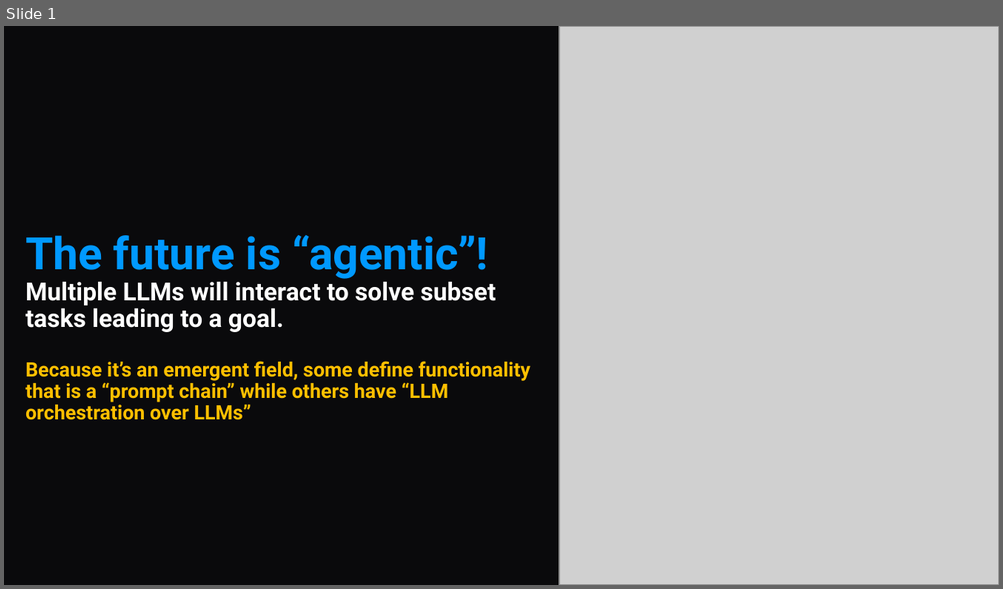
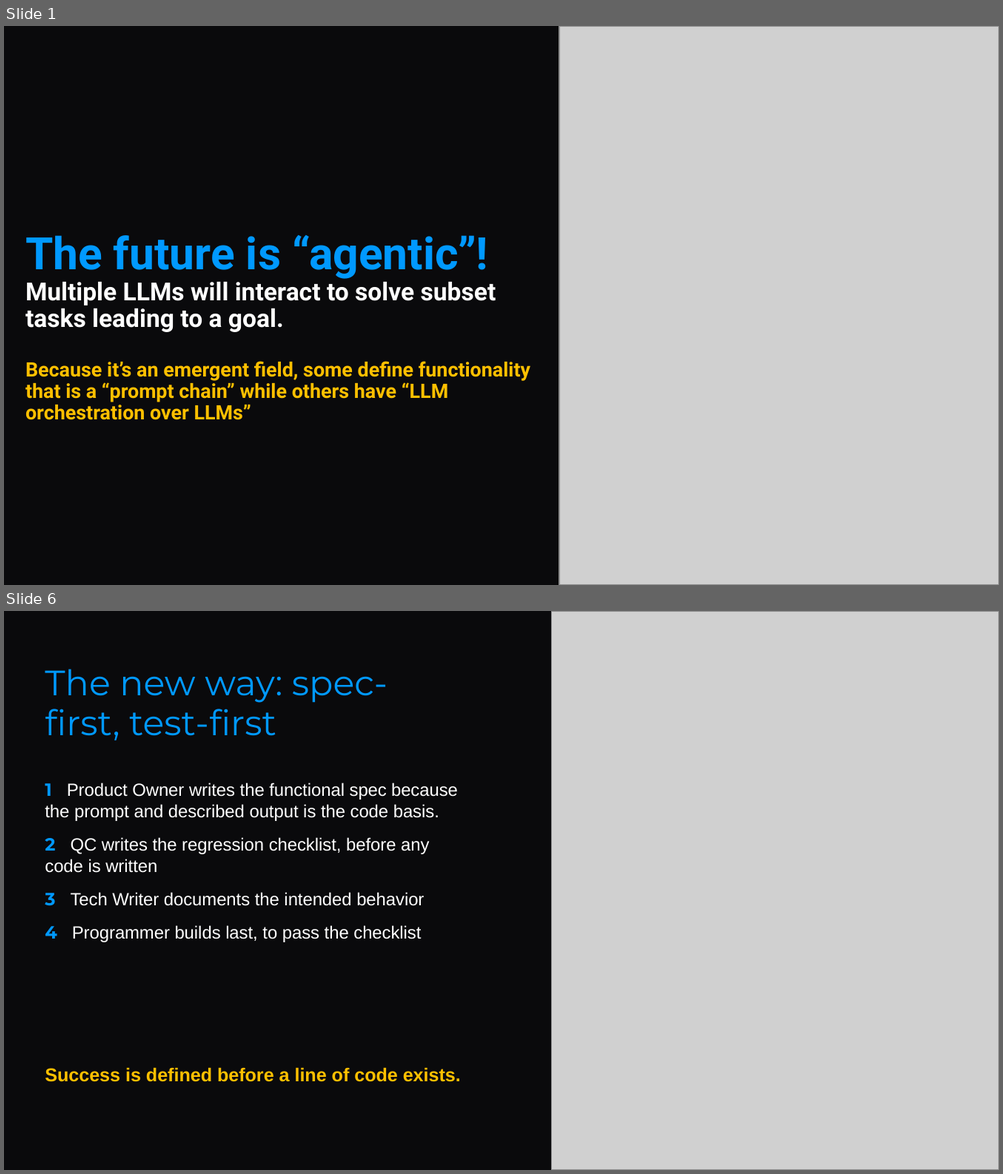
Before and after one commit to kwartler/GSERM_2025, a slide deck: lessons/Day5/B_Agents_LLMs_compressed.pptx. Shown one above the other, each under a label of ours: slide 1 before the commit, slides 1 and 6 after it; the slides between them are not shown. The pictures are 1003x589 and 1003x1174 pixels, drawn with LibreOffice and Linux fonts; fonts in the diff are those of the drawing; grey boxes stand for pictures. Boxes give left, top, right and bottom in pixels: in the first picture for what was removed or moved away, otherwise in the second. Text is boxed around its words. In the diff, an @@ line names an element or a change of style, - is before the commit and + after.

```diff
--- a/lessons/Day5/B_Agents_LLMs_compressed.pptx
+++ b/lessons/Day5/B_Agents_LLMs_compressed.pptx
@@ slide 6 added at (x1=4, y1=611, x2=999, y2=1170), background #0A0A0C @@
@@ picture added at (x1=551, y1=611, x2=999, y2=1170) @@
@@ text added at (x1=45, y1=669, x2=387, y2=741), 25.5 pt, text #0099FF @@
+The new way: spec-first, test-first
@@ text added at (x1=45, y1=783, x2=458, y2=943), 12.8 pt, text #FFFFFF @@
+1 Product Owner writes the functional spec because the prompt and described output is the code basis.
+2 QC writes the regression checklist, before any code is written
+3 Tech Writer documents the intended behavior
+4 Programmer builds last, to pass the checklist
@@ text added at (x1=45, y1=1068, x2=461, y2=1082), 13.5 pt, text #FFC000, bold @@
+Success is defined before a line of code exists.
```
Also in this commit, not shown: 3 slides changed, 5 other slides added, 1 slide removed, 22 other files.
